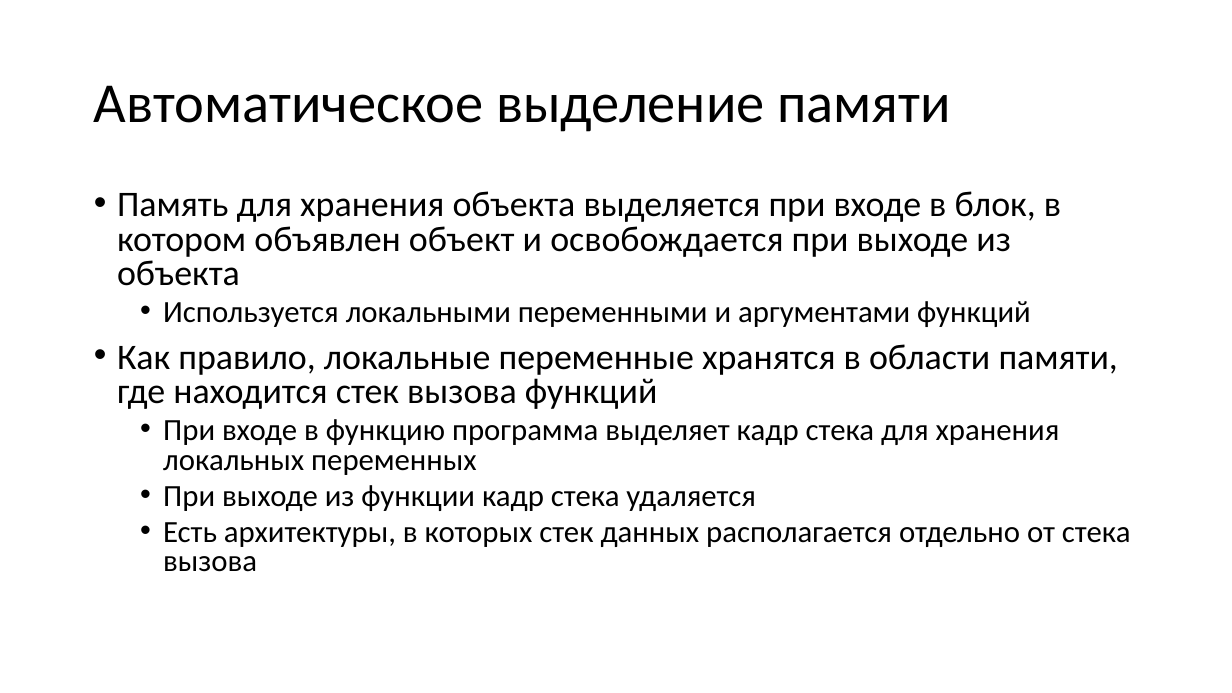
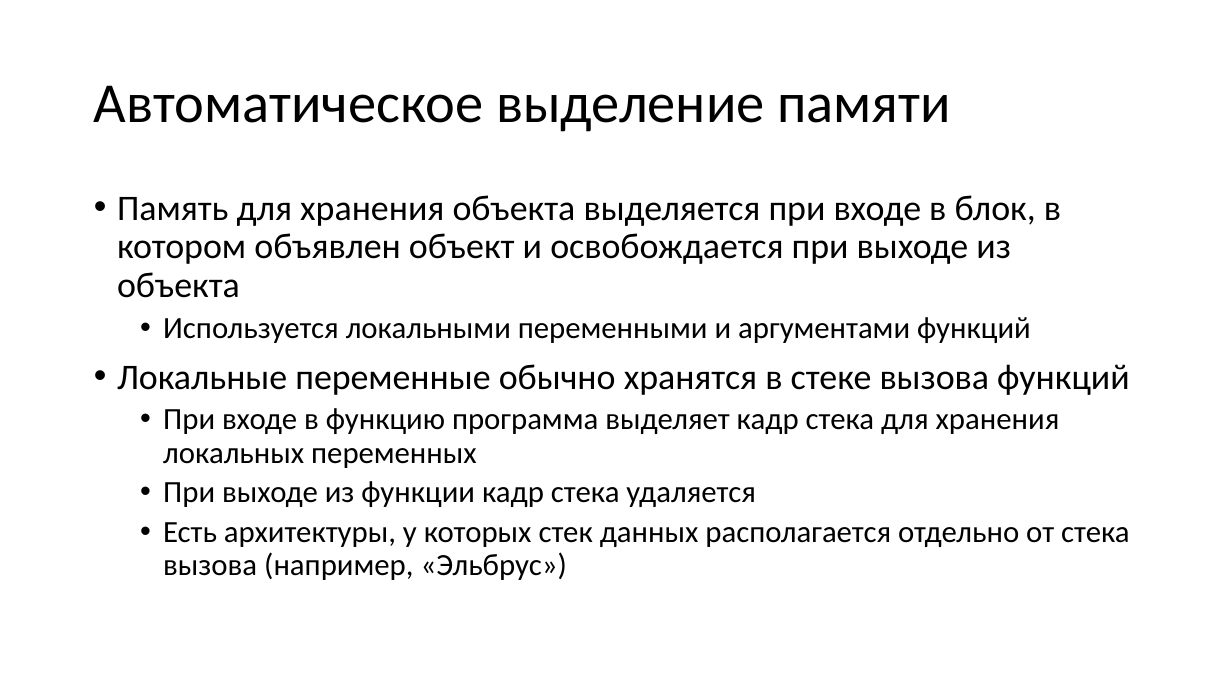
Before and after one commit to alexey-malov/oop, a slide deck: slide 50 of lectures/05/Указатели и динамическая память.pptx. Drawn at 1232x693 pixels with LibreOffice and Linux fonts; fonts in the diff are those of the drawing. Boxes give left, top, right and bottom in pixels: in the first picture for what was removed or moved away, otherwise in the second. Text is boxed around its words. In the diff, an @@ line names an element or a change of style, - is before the commit and + after.

```diff
--- a/lectures/05/Указатели и динамическая память.pptx
+++ b/lectures/05/Указатели и динамическая память.pptx
@@ text at (117, 195, 1061, 507): line spacing 0.8 to 0.9 @@
@@ text at (117, 364, 1130, 395): text changed @@
-• Как правило, локальные переменные хранятся в области памяти, где находится стек вызова функций
+• Локальные переменные обычно хранятся в стеке вызова функций
@@ text at (163, 522, 1130, 580): text changed @@
-  • Есть архитектуры, в которых стек данных располагается отдельно от стека вызова
+  • Есть архитектуры, у которых стек данных располагается отдельно от стека вызова (например, «Эльбрус»)
```
Also in this commit, not shown: 5 other slides changed.
